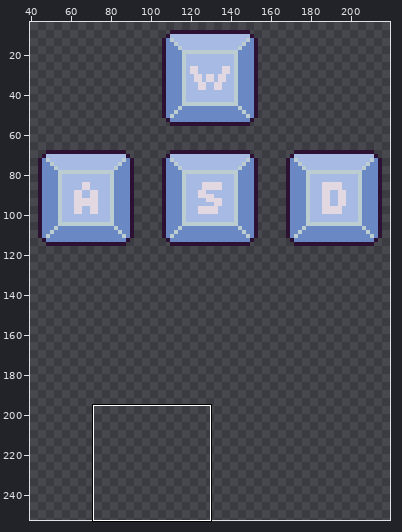
Sprite sheet: keys-pixilart.png. Above, an overview of the earlier version with the close-up marked.
Close-up. First the earlier version:
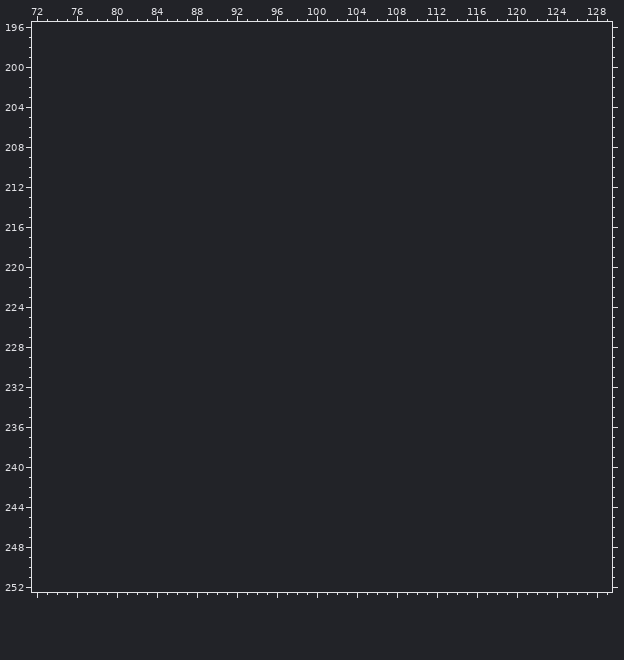
The file is 174x111 pixels. Shown: x 72..129, y 196..252. The old version is drawn lined up with the new one, on the new canvas. The wide view leaves out empty margins. The commit also changed other parts of the picture, which this record leaves out.
Palette (. is transparent): 
Pixels before (only the part around the change), first column x 72:
196 ..........................................................
197 ..........................................................
198 ..........................................................
199 ..........................................................
200 ..........................................................
201 ..........................................................
202 ..........................................................
203 ..........................................................
204 ..........................................................
205 ..........................................................
206 ..........................................................
207 ..........................................................
208 ..........................................................
209 ..........................................................
210 ..........................................................
211 ..........................................................
212 ..........................................................
213 ..........................................................
214 ..........................................................
215 ..........................................................
216 ..........................................................
217 ..........................................................
218 ..........................................................
219 ..........................................................
220 ..........................................................
221 ..........................................................
222 ..........................................................
223 ..........................................................
224 ..........................................................
225 ..........................................................
226 ..........................................................
227 ..........................................................
228 ..........................................................
229 ..........................................................
230 ..........................................................
231 ..........................................................
232 ..........................................................
233 ..........................................................
234 ..........................................................
235 ..........................................................
236 ..........................................................
237 ..........................................................
238 ..........................................................
239 ..........................................................
240 ..........................................................
241 ..........................................................
242 ..........................................................
243 ..........................................................
244 ..........................................................
245 ..........................................................
246 ..........................................................
247 ..........................................................
248 ..........................................................
249 ..........................................................
250 ..........................................................
251 ..........................................................
252 ..........................................................
The same view after the edit:
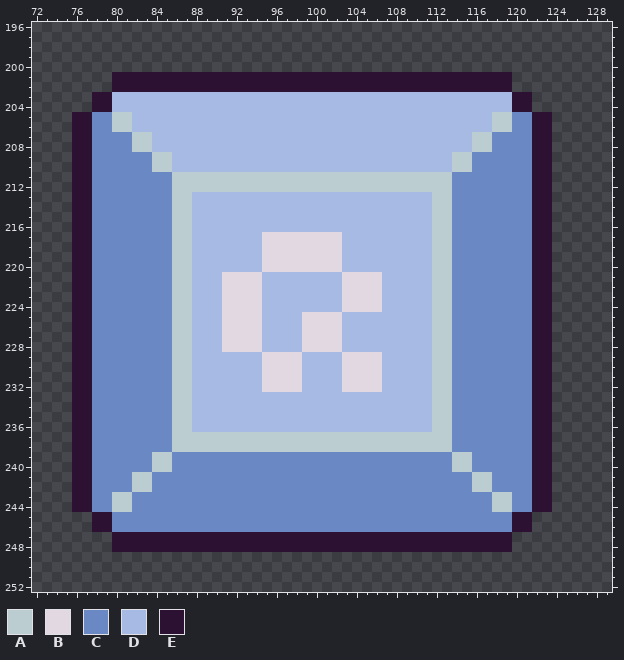
Colours new in this view: A #bbcdd1  B #e2d8e1  C #6a88c4  D #a6bae3  E #2c1132
The exact change:
canvas 174x111 -> 256x256, the old top-left corner now at 43,7
y 201..202: x 80..119 ........................................ -> EEEEEEEEEEEEEEEEEEEEEEEEEEEEEEEEEEEEEEEE
y 203..204: x 78..121 ............................................ -> EEDDDDDDDDDDDDDDDDDDDDDDDDDDDDDDDDDDDDDDDDEE
y 205..206: x 76..123 ................................................ -> EECCAADDDDDDDDDDDDDDDDDDDDDDDDDDDDDDDDDDDDAACCEE
y 207..208: x 76..123 ................................................ -> EECCCCAADDDDDDDDDDDDDDDDDDDDDDDDDDDDDDDDAACCCCEE
y 209..210: x 76..123 ................................................ -> EECCCCCCAADDDDDDDDDDDDDDDDDDDDDDDDDDDDAACCCCCCEE
y 211..212: x 76..123 ................................................ -> EECCCCCCCCAAAAAAAAAAAAAAAAAAAAAAAAAAAACCCCCCCCEE
y 213..216: x 76..123 ................................................ -> EECCCCCCCCAADDDDDDDDDDDDDDDDDDDDDDDDAACCCCCCCCEE
y 217..220: x 76..123 ................................................ -> EECCCCCCCCAADDDDDDDBBBBBBBBDDDDDDDDDAACCCCCCCCEE
y 221..224: x 76..123 ................................................ -> EECCCCCCCCAADDDBBBBDDDDDDDDBBBBDDDDDAACCCCCCCCEE
y 225..228: x 76..123 ................................................ -> EECCCCCCCCAADDDBBBBDDDDBBBBDDDDDDDDDAACCCCCCCCEE
y 229..232: x 76..123 ................................................ -> EECCCCCCCCAADDDDDDDBBBBDDDDBBBBDDDDDAACCCCCCCCEE
y 233..236: x 76..123 ................................................ -> EECCCCCCCCAADDDDDDDDDDDDDDDDDDDDDDDDAACCCCCCCCEE
y 237..238: x 76..123 ................................................ -> EECCCCCCCCAAAAAAAAAAAAAAAAAAAAAAAAAAAACCCCCCCCEE
y 239..240: x 76..123 ................................................ -> EECCCCCCAACCCCCCCCCCCCCCCCCCCCCCCCCCCCAACCCCCCEE
y 241..242: x 76..123 ................................................ -> EECCCCAACCCCCCCCCCCCCCCCCCCCCCCCCCCCCCCCAACCCCEE
y 243..244: x 76..123 ................................................ -> EECCAACCCCCCCCCCCCCCCCCCCCCCCCCCCCCCCCCCCCAACCEE
y 245..246: x 78..121 ............................................ -> EECCCCCCCCCCCCCCCCCCCCCCCCCCCCCCCCCCCCCCCCEE
y 247..248: x 80..119 ........................................ -> EEEEEEEEEEEEEEEEEEEEEEEEEEEEEEEEEEEEEEEE
Where, in picture pixels (left, top, right, bottom), the same in both close-ups:
added: (72, 72, 552, 552)
